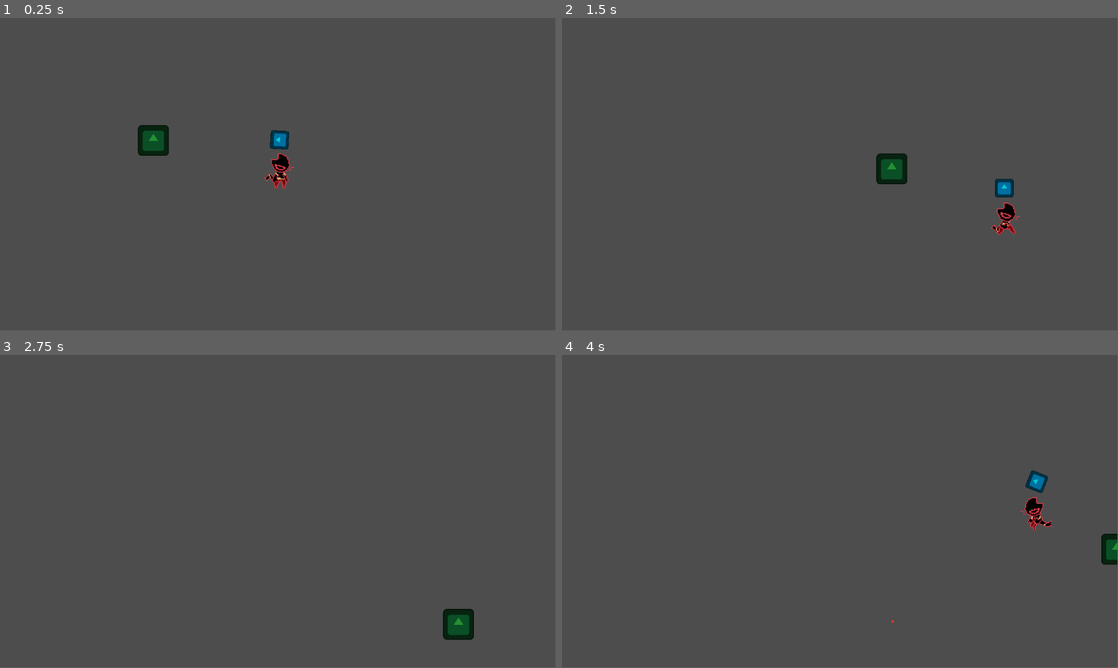
Above: before the commit, frames 1-4 (two rows, left to right).
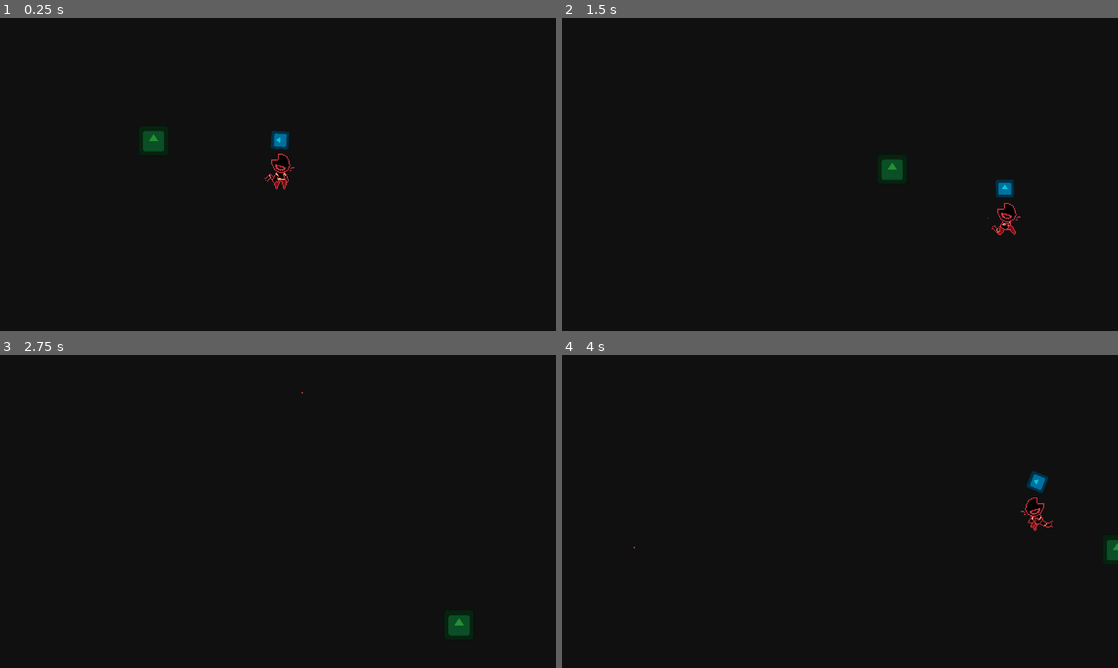
Above: after the commit, the same moments.

Repository: LucMat50/CS4800_ClassProject
Game: Godot game, scene res://scenes/main_game.tscn
The game is run twice, just before and just after one commit, with the same random seed, the same clock (stepped at 60 frames per second) and the same inputs. The engine's default icon, where the game draws it, is replaced by a stand-in: a white triangle on a blue panel in a dark square.
Inputs (mouse positions are in pixels of both pictures, inside the frame that each line leads up to):
- Up to frame 1 (0.25 s): no input
- Up to frame 2 (1.5 s): move the mouse to (962, 158) at 0.52 s; hold Right (move_right) 0.53-1.28 s; tap Space (shoot) at 0.6 s; move the mouse to (728, 190) at 1.27 s; hold Down (move_down) from 1.28 s (still down); tap Shift (run) at 1.35 s
- Up to frame 3 (2.75 s): tap Space (shoot) at 1.55, 2.1 s; move the mouse to (333, 442) at 2.02 s; release Down (move_down) at 2.03 s; hold Right (move_right) from 2.03 s (still down)
- Up to frame 4 (4 s): move the mouse to (812, 574) at 2.77 s; release Right (move_right) at 2.78 s; hold Up (move_up) 2.78-3.53 s; tap Space (shoot) at 2.85, 3.8 s; move the mouse to (1006, 558) at 3.52 s; hold Left (move_left) from 3.53 s (still down); hold Shift (run) from 3.53 s (still down)
In our replay, the window is 799x449 before the commit and 800x450 after it. These sizes can differ from the game's own. Grey fills any space a smaller window leaves; there, only what the larger window draws over its background counts as a difference.

The runs differ from the first frame. In frame 1, 99% of the frame differs, in the area x 0-100%, y 0-100%; in frame 2, 99%; in frame 3, 99%; in frame 4, 99%.

Commit message:
fixed bullet physics

Diff:
--- a/cs-4800-unnamed-game/project.godot
+++ b/cs-4800-unnamed-game/project.godot
@@ -14,6 +14,10 @@
 run/main_scene="uid://1it2yvfv8pqt"
 config/features=PackedStringArray("4.6", "GL Compatibility")
 config/icon="res://icon.svg"
+
+[display]
+
+window/stretch/mode="viewport"
 
 [global_group]
 
@@ -74,3 +78,4 @@
 rendering_device/driver.windows="d3d12"
 renderer/rendering_method="gl_compatibility"
 renderer/rendering_method.mobile="gl_compatibility"
+environment/defaults/default_clear_color=Color(0.06469653, 0.064696535, 0.0646965, 1)
--- a/cs-4800-unnamed-game/scenes/bullet.tscn
+++ b/cs-4800-unnamed-game/scenes/bullet.tscn
@@ -4,27 +4,26 @@
 
 [sub_resource type="CanvasTexture" id="CanvasTexture_h1aey"]
 
-[sub_resource type="RectangleShape2D" id="RectangleShape2D_mkf8s"]
-size = Vector2(1.2000003, 1.1000004)
-
 [node name="Bullet" type="Node2D" unique_id=422759261 groups=["Bullet"]]
-scale = Vector2(5, 5)
 script = ExtResource("1_mkf8s")
 
 [node name="Sprite2D" type="Sprite2D" parent="." unique_id=1438513031]
 self_modulate = Color(0.83137256, 0.23137255, 0.18431373, 1)
+position = Vector2(0.54999995, 0)
+scale = Vector2(3, 3)
 texture = SubResource("CanvasTexture_h1aey")
 
-[node name="Area2D" type="Area2D" parent="Sprite2D" unique_id=350305351]
-
-[node name="CollisionShape2D" type="CollisionShape2D" parent="Sprite2D/Area2D" unique_id=594706964]
-position = Vector2(5.9604632e-09, 4.7683704e-07)
+[node name="RayCast2D" type="RayCast2D" parent="." unique_id=1217705019]
 scale = Vector2(0.99999976, 0.99999976)
-shape = SubResource("RectangleShape2D_mkf8s")
+target_position = Vector2(20, 0)
+hit_from_inside = true
 
 [node name="DistanceTimeout" type="Timer" parent="." unique_id=1378526167]
 wait_time = 10.0
 one_shot = true
 autostart = true
 
-[connection signal="body_entered" from="Sprite2D/Area2D" to="." method="_on_area_2d_body_entered"]
+[node name="VisibleOnScreenNotifier2D" type="VisibleOnScreenNotifier2D" parent="." unique_id=1970000233]
+rect = Rect2(-1, -1, 3, 2)
+
+[connection signal="screen_exited" from="VisibleOnScreenNotifier2D" to="." method="_on_visible_on_screen_notifier_2d_screen_exited"]
--- a/cs-4800-unnamed-game/scenes/player.tscn
+++ b/cs-4800-unnamed-game/scenes/player.tscn
@@ -204,7 +204,5 @@
 position = Vector2(-0.5, 0)
 shape = SubResource("RectangleShape2D_g2els")
 
-[node name="Shooter" type="Node2D" parent="." unique_id=1429981833]
-
-[node name="Gun" parent="Shooter" unique_id=1052325760 instance=ExtResource("3_qhqgy")]
+[node name="Gun" parent="." unique_id=1052325760 instance=ExtResource("3_qhqgy")]
 position = Vector2(0, -65)
--- a/cs-4800-unnamed-game/scripts/bullet.gd
+++ b/cs-4800-unnamed-game/scripts/bullet.gd
@@ -8,12 +8,25 @@
 
 # ONREADY VARIABLES
 @onready var bullet = $Sprite2D
+@onready var ray = $RayCast2D
 
 func _process(delta: float) -> void:
 	position += transform.x * SPEED * delta
+	var move_amount = SPEED * delta
+	ray.target_position = Vector2(move_amount + 5, 0)
+	ray.force_raycast_update()
 
-func _on_area_2d_body_entered(body: Node2D) -> void:
-	if body.is_in_group("Enemy"):
-		var enemy = body
-		enemy.die()
-		queue_free()
+	if ray.is_colliding():
+		var collider = ray.get_collider()
+		enemy_hit(collider)
+	else:
+		position += transform.x * SPEED * delta
+
+func enemy_hit(body: Node2D):
+	print("enemy hit")
+	if body.is_in_group("Enemy") and body.has_method("die"):
+		body.die()
+	queue_free()
+
+func _on_visible_on_screen_notifier_2d_screen_exited() -> void:
+	queue_free()
--- a/cs-4800-unnamed-game/scripts/enemy.gd
+++ b/cs-4800-unnamed-game/scripts/enemy.gd
@@ -1,4 +1,4 @@
-class_name Enemy extends CharacterBody2D
+extends CharacterBody2D
 
 # NORMAL VARIABLES
 var chase = true
--- a/cs-4800-unnamed-game/scripts/gun.gd
+++ b/cs-4800-unnamed-game/scripts/gun.gd
@@ -13,9 +13,9 @@
 
 func shoot():
 	var new_bullet = bullet.instantiate()
-	get_parent().add_child(new_bullet)
+	get_tree().root.add_child(new_bullet)
 	new_bullet.global_position = shootPos.global_position
-	new_bullet.rotation = rotation
+	new_bullet.global_rotation = shootPos.global_rotation
 
 func _on_shoot_timer_timeout() -> void:
 	can_shoot = true
Not shown: 1 places in cs-4800-unnamed-game/scenes/main_game.tscn that only renumber resources
